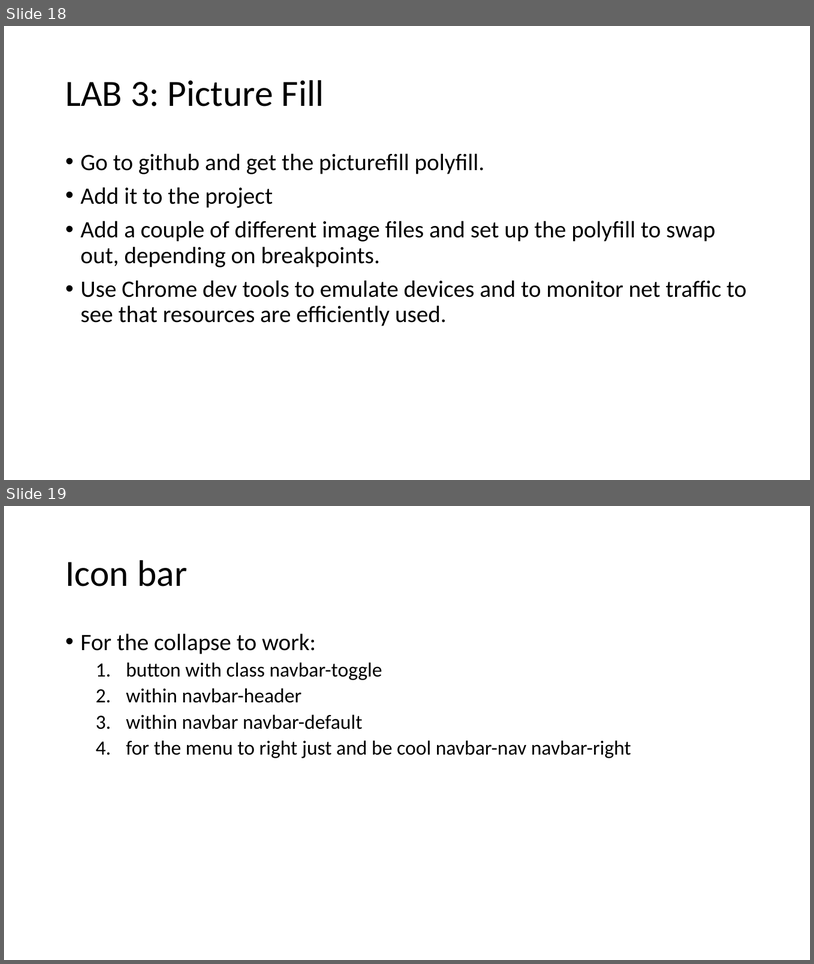
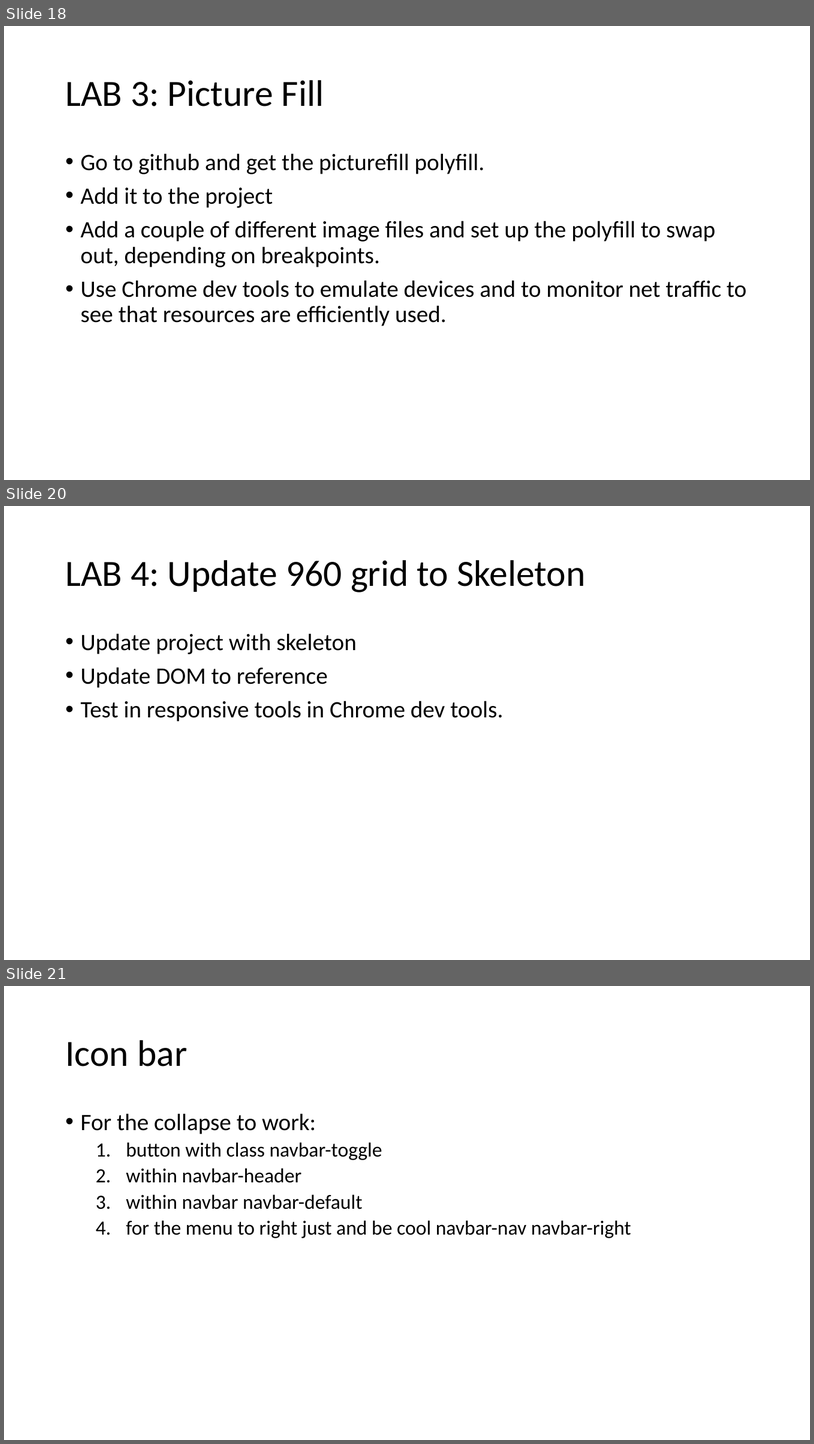
Before and after one commit to mlybrand/ResponsiveWebDesign, a slide deck: presentation/ResponsiveWebDesign.pptx. Shown one above the other, each under a label of ours: slides 18 and 19 before the commit, slides 18, 20 and 21 after it; the slides between them are not shown. The pictures are 814x964 and 814x1444 pixels, drawn with LibreOffice and Linux fonts; fonts in the diff are those of the drawing. Boxes give left, top, right and bottom in pixels: in the first picture for what was removed or moved away, otherwise in the second. Text is boxed around its words. In the diff, an @@ line names an element or a change of style, - is before the commit and + after.

```diff
--- a/presentation/ResponsiveWebDesign.pptx
+++ b/presentation/ResponsiveWebDesign.pptx
@@ slide 20 added at (x1=4, y1=506, x2=810, y2=960), background #FFFFFF @@
@@ title added at (x1=65, y1=560, x2=585, y2=592), 44 pt, text #000000 @@
+LAB 4: Update 960 grid to Skeleton
@@ text added at (x1=81, y1=633, x2=503, y2=721), 28 pt, text #000000 @@
+• Update project with skeleton
+• Update DOM to reference
+• Test in responsive tools in Chrome dev tools.
@@ what was slide 19 is now slide 21 @@
```
Also in this commit, not shown: 1 other slide added.
